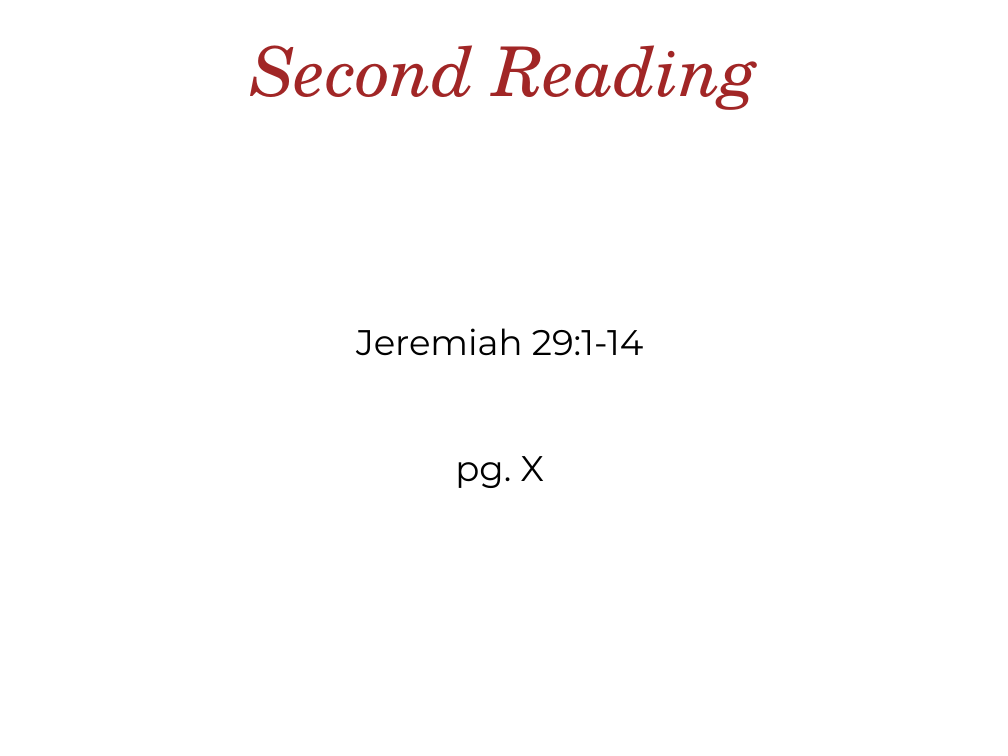
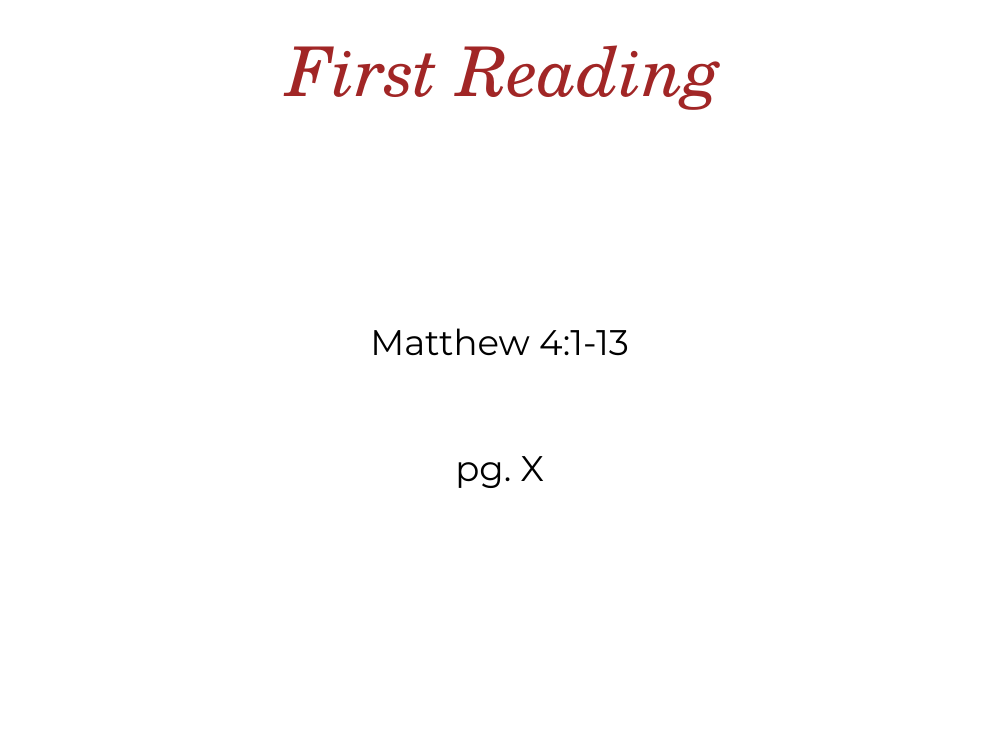
Before and after one commit to alastairherd/Church_Powerpoint_Maker, a slide deck: slide 13 of example_from_template.pptx (slide 24 before the commit). Drawn at 1008x756 pixels with LibreOffice and Linux fonts; fonts in the diff are those of the drawing; background and template pictures are left out. Boxes give left, top, right and bottom in pixels: in the first picture for what was removed or moved away, otherwise in the second. Text is boxed around its words. In the diff, an @@ line names an element or a change of style, - is before the commit and + after.

```diff
--- a/example_from_template.pptx
+++ b/example_from_template.pptx
@@ title at bbox=[287, 45, 721, 110]: text changed @@
-Second Reading
+First Reading
@@ text at bbox=[370, 328, 629, 356]: text changed @@
-Jeremiah 29:1-14
+Matthew 4:1-13
```
Also in this commit, not shown: 8 other slides changed, 8 slides added, 13 slides removed.
